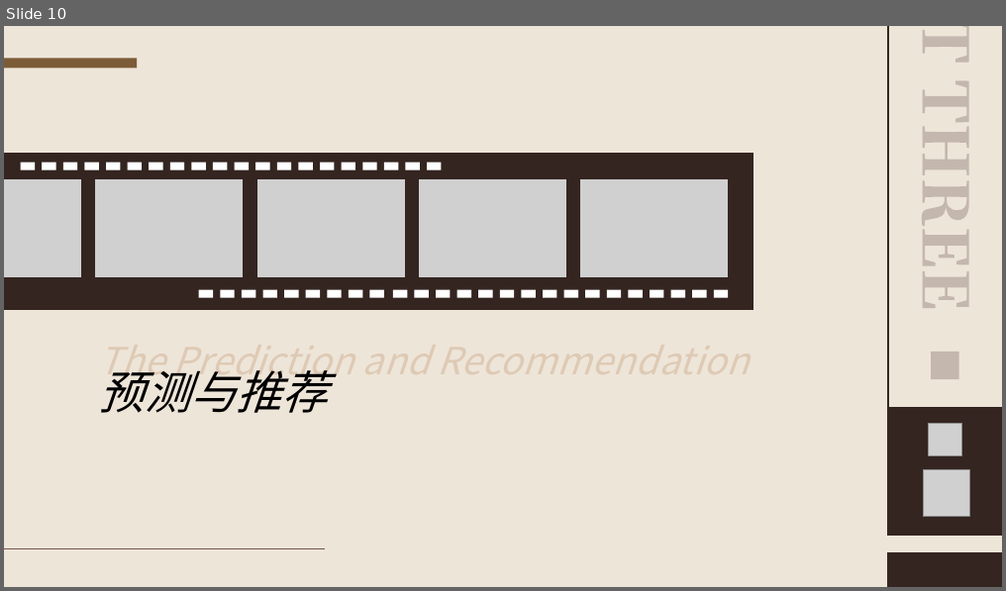
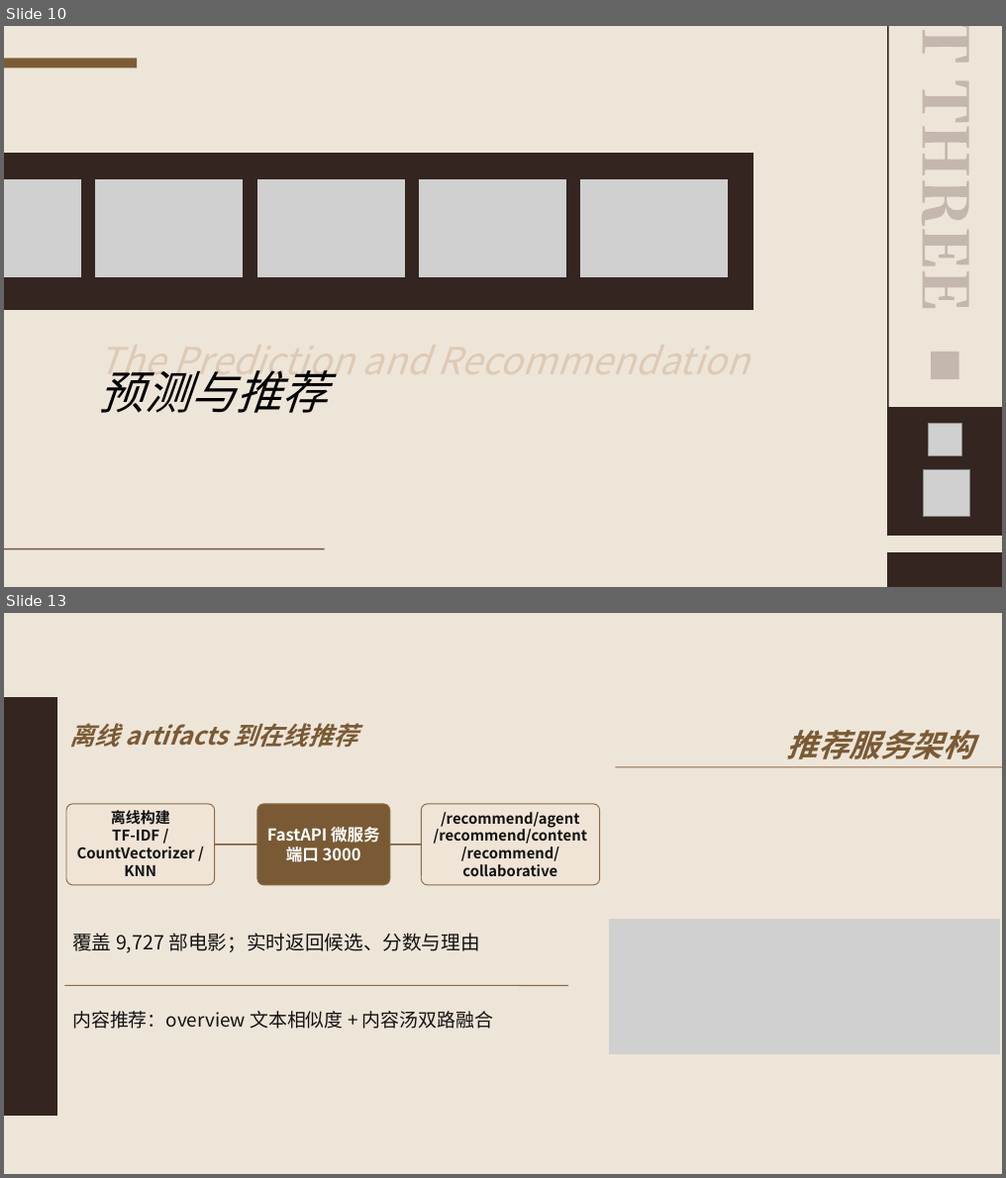
Before and after one commit to WingWR/CineScope, a slide deck: docs/CineScope.pptx. Shown one above the other, each under a label of ours: slide 10 before the commit, slides 10 and 13 after it; the slides between them are not shown. The pictures are 1006x591 and 1006x1178 pixels, drawn with LibreOffice and Linux fonts; fonts in the diff are those of the drawing; grey boxes stand for pictures. Boxes give left, top, right and bottom in pixels: in the first picture for what was removed or moved away, otherwise in the second. Text is boxed around its words. In the diff, an @@ line names an element or a change of style, - is before the commit and + after.

```diff
--- a/docs/CineScope.pptx
+++ b/docs/CineScope.pptx
@@ slide 13 added at bbox=[4, 613, 1002, 1174], background #EEE5D9 @@
@@ freeform shape added at bbox=[4, 697, 57, 1116], fill #342521 @@
@@ text added at bbox=[69, 723, 358, 748], 24 pt, text #7A5A35, bold, italic @@
+离线 artifacts 到在线推荐
@@ text added at bbox=[787, 730, 974, 760], 30 pt, text #7A5A35, bold, italic @@
+推荐服务架构
@@ line added from (616, 767) to (1002, 767), #8B6A45 1.05 pt @@
@@ rounded rectangle added at bbox=[66, 804, 214, 884], fill #EFE4D6, outline #8B6A45 0.9 pt, 14.2 pt, text #111111, bold @@
+离线构建
+TF-IDF / CountVectorizer / KNN
@@ rounded rectangle added at bbox=[257, 804, 390, 884], fill #7A5A35, outline #8B6A45 0.9 pt, 15.8 pt, text #FFFFFF, bold @@
+FastAPI 微服务
+端口 3000
@@ rounded rectangle added at bbox=[421, 804, 600, 884], fill #EFE4D6, outline #8B6A45 0.9 pt, 14.2 pt, text #111111, bold @@
+/recommend/agent
+/recommend/content
+/recommend/collaborative
@@ line added from (214, 845) to (257, 845), #7A5A35 1.5 pt @@
@@ line added from (390, 845) to (421, 845), #7A5A35 1.5 pt @@
@@ text added at bbox=[72, 933, 480, 954], 18.8 pt, text #111111 @@
+覆盖 9,727 部电影；实时返回候选、分数与理由
@@ picture added at bbox=[609, 919, 1000, 1056] @@
@@ line added from (64, 986) to (568, 986), #8B6A45 1.05 pt @@
@@ text added at bbox=[72, 1011, 493, 1029], 18 pt, text #111111 @@
+内容推荐：overview 文本相似度 + 内容汤双路融合
@@ slide 10 changed as well @@
@@ group removed at bbox=[21, 163, 442, 171]: 20 rectangles @@
@@ group removed at bbox=[199, 290, 728, 298]: 25 rectangles @@
```
Also in this commit, not shown: 10 other slides changed, 6 other slides added, 7 slides removed, 2 other files.
